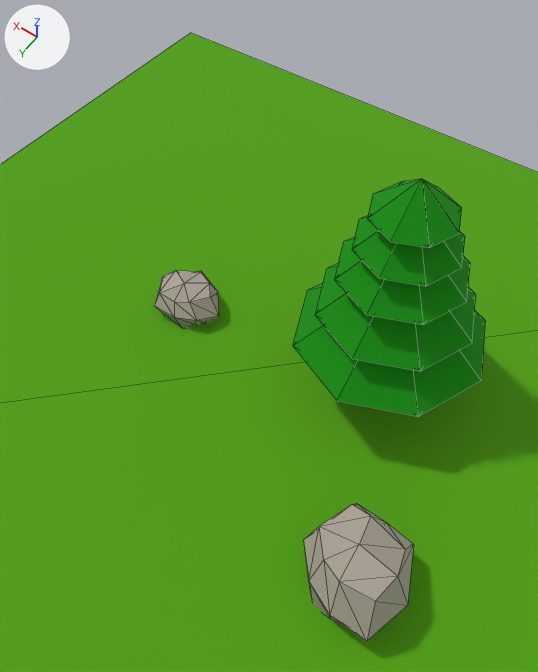
The glTF model example_scene.glb, before and after one commit.
One viewpoint serves both versions: a camera (50 mm lens) standing at (-4.71, 6.16, 10.86) and looking at (-0.5, 0.26, 1.6). Every picture has the same lights, and +X, +Y and +Z are marked at upper left. Mesh edges are drawn as thin lines. Where no turn or scale is listed for an object, it has been applied to the vertices.

In view in the first picture: 'ground', 'pine', 'stone_01', 'stone_02'.
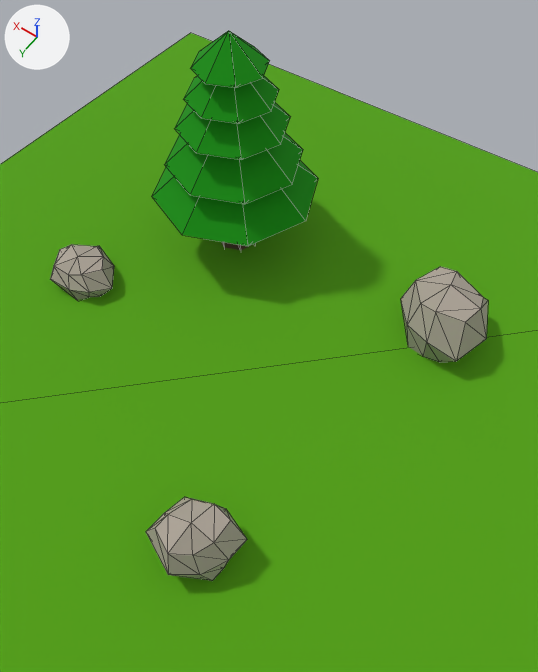
What the commit changed:
Mesh me_cube_003 is new.
It has 26 vertices, 48 faces and spans x -0.59..0.69, y -0.637..0.633, z -0.461..0.622.
It uses material mat_stone (grey #ada498).
Object 'pine' (ob_pine) moves from (-1.93, -1.14, 0.0) to (2.29, -2.54, 0.0).
Object 'stone_01' (ob_stone_01) moves from (-3.43, 2.26, 0.47) to (-2.28, -2.63, 0.47).
Object 'stone_02' (ob_stone_02) moves from (1.91, -0.42, 0.47) to (3.98, 0.22, 0.47).
Object 'stone_01.001' (ob_stone_01_001) is new; it shows me_cube_003.
Its location is (-1.32, 3.22, 0.47).

Pixel boxes (x1, y1, x2, y2) of what changed, in the pictures (538 x 672 px):
'pine', moved
    before: (293, 179, 485, 417)
    after: (152, 31, 318, 250)
'stone_01', moved
    before: (304, 504, 413, 642)
    after: (401, 267, 488, 362)
'stone_01.001', added
    after: (146, 497, 247, 581)
'stone_02', moved
    before: (154, 270, 219, 328)
    after: (50, 244, 114, 300)
